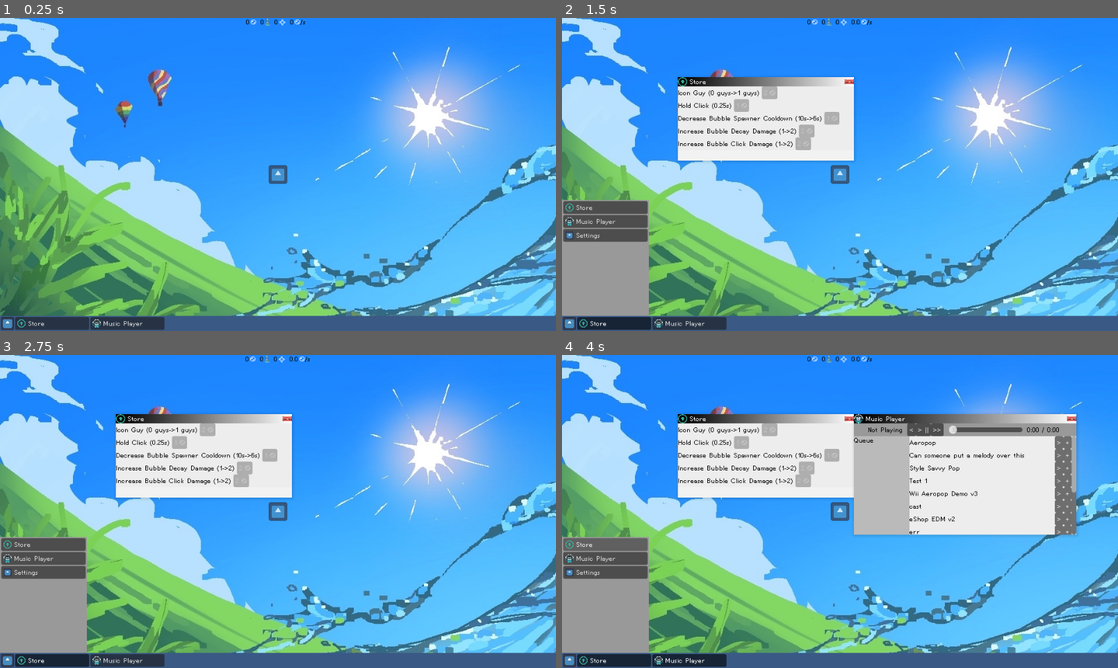
Above: before the commit, frames 1-4 (two rows, left to right).
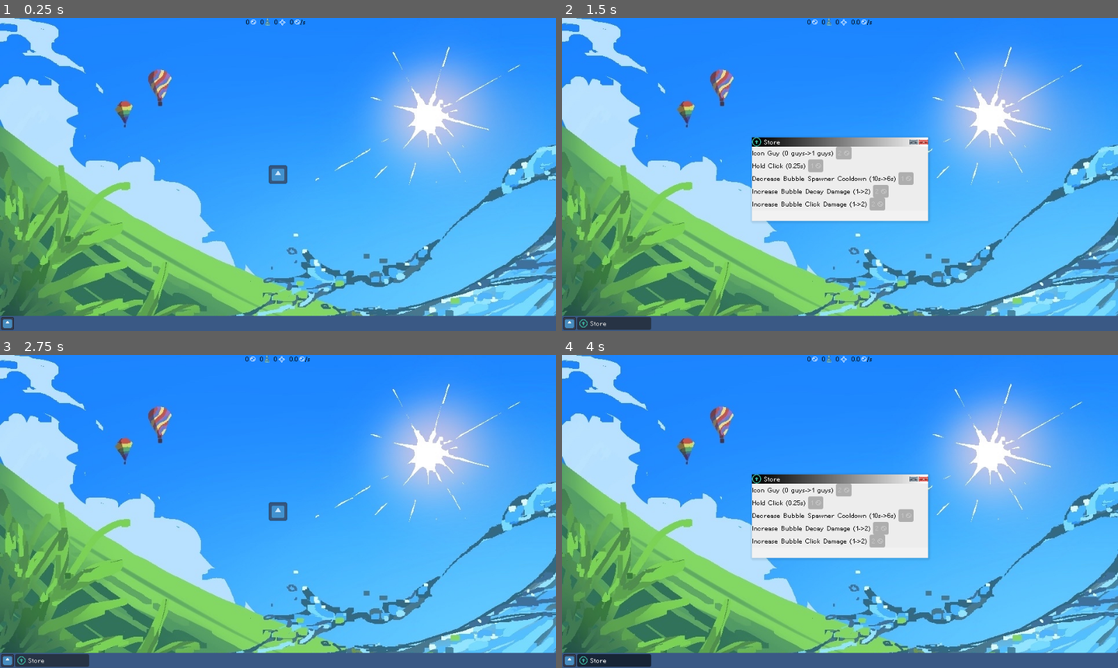
Above: after the commit, the same moments.

Repository: Kipuru/incremental-game
Game: Godot game, scene res://Game/Root/main_game.tscn
Same seed, same stepped clock (60 frames per second), same inputs: the game is played once before the commit and once after it. The engine's default icon, where the game draws it, is replaced by a stand-in: a white triangle on a blue panel in a dark square.
Inputs (mouse positions are in pixels of both pictures, inside the frame that each line leads up to):
- Up to frame 1 (0.25 s): no input
- Up to frame 2 (1.5 s): click (567, 324) at 0.5 s; click "Store" at 1.25 s
- Up to frame 3 (2.75 s): click (350, 480) at 2.02 s
- Up to frame 4 (4 s): click (689, 661) at 2.75 s, where only the run before the commit has a clickable "Music Player"; click "Store" at 3.5 s

The runs differ from the first frame. In frame 1, 1.1% of the frame differs, in the area x 2-30%, y 95-100%; in frame 2, 22%; in frame 3, 15%; in frame 4, 33%, in the area x 0-93%, y 18-100%.

Commit message:
Wire up launcher

Diff:
--- a/Game/Root/main_game.tscn
+++ b/Game/Root/main_game.tscn
@@ -5,7 +5,7 @@
 [ext_resource type="Script" uid="uid://cdmotl8jir4ya" path="res://Game/Gameplay/water_overlay.gd" id="3_oj68k"]
 [ext_resource type="PackedScene" uid="uid://do42kuyyeioyq" path="res://Game/Gameplay/bubble_spawner.tscn" id="4_yboij"]
 [ext_resource type="Script" uid="uid://dewqnicnf7cl2" path="res://Game/Root/bubbles.gd" id="5_nrt6e"]
-[ext_resource type="PackedScene" uid="uid://ccdqkc2ixgwur" path="res://Game/Windows/window.tscn" id="5_ruc4l"]
+[ext_resource type="Script" uid="uid://cih3fya2662qj" path="res://Game/Windows/manager.gd" id="6_13ch6"]
 [ext_resource type="PackedScene" uid="uid://rvnyestc2j4k" path="res://Game/UI/Overlay/taskbar.tscn" id="6_nqh8o"]
 [ext_resource type="Theme" uid="uid://bemb8kxvmmngc" path="res://Themes/currency_display_theme.tres" id="7_u8lh5"]
 [ext_resource type="Script" uid="uid://c7858gva6v2da" path="res://Game/UI/currency_display.gd" id="8_7ksg5"]
@@ -89,25 +89,9 @@
 position = Vector2(496, -6.5)
 shape = SubResource("RectangleShape2D_fyndk")
 
-[node name="Windows" type="Node2D" parent="."]
-
-[node name="StoreWindow" parent="Windows" instance=ExtResource("5_ruc4l")]
-visible = false
-position = Vector2(-280, -168)
-icon_resource = "uid://dv0l1mpllt0un"
-title = "Store"
-scene_to_load = "uid://b5xi2ilu6u1g6"
-initial_size = Vector2(304, 128)
-minimum_size = Vector2(304, 128)
-
-[node name="MusicPlayerWindow" parent="Windows" instance=ExtResource("5_ruc4l")]
-visible = false
-position = Vector2(24, -168)
-icon_resource = "uid://dvy1d2j4t6lrf"
-title = "Music Player"
-scene_to_load = "uid://dwtelixwjtlsk"
-initial_size = Vector2(384, 192)
-minimum_size = Vector2(384, 192)
+[node name="Windows" type="Node2D" parent="." node_paths=PackedStringArray("taskbar")]
+script = ExtResource("6_13ch6")
+taskbar = NodePath("../Overlay/Taskbar")
 
 [node name="Overlay" type="CanvasLayer" parent="."]
 
@@ -192,13 +176,11 @@
 text = "/s"
 horizontal_alignment = 2
 
-[node name="Taskbar" parent="Overlay" node_paths=PackedStringArray("windows", "launcher") instance=ExtResource("6_nqh8o")]
+[node name="Taskbar" parent="Overlay" node_paths=PackedStringArray("launcher") instance=ExtResource("6_nqh8o")]
 offset_top = -26.0
-windows = [NodePath("../../Windows/StoreWindow"), NodePath("../../Windows/MusicPlayerWindow")]
 launcher = NodePath("../Launcher")
 
-[node name="Launcher" parent="Overlay" node_paths=PackedStringArray("windows", "taskbar") instance=ExtResource("13_u8lh5")]
+[node name="Launcher" parent="Overlay" node_paths=PackedStringArray("windows") instance=ExtResource("13_u8lh5")]
 windows = NodePath("../../Windows")
-taskbar = NodePath("../Taskbar")
 
 [connection signal="timeout" from="Underlay/Water/Timer" to="Underlay/Water" method="_on_timer_timeout"]
--- a/Game/UI/Overlay/launcher.gd
+++ b/Game/UI/Overlay/launcher.gd
@@ -1,20 +1,18 @@
 class_name Launcher extends PanelContainer
 
-@export var windows: Node2D
-@export var taskbar: Taskbar
+@export var windows: GameWindowManager
 
 func _ready() -> void:
-	assert(windows and taskbar)
+	assert(windows)
 	visible = false
 
 func _on_store_pressed() -> void:
-	pass
+	windows.add_or_show_window(GameWindowManager.STORE_WINDOW_INFO)
+	visible = false
 
 func _on_music_player_pressed() -> void:
-	pass
+	windows.add_or_show_window(GameWindowManager.MUSIC_PLAYER_WINDOW_INFO)
+	visible = false
 
 func _on_settings_pressed() -> void:
 	pass
-
-func _add_or_show_window():
-	pass
--- a/Game/UI/Overlay/taskbar.gd
+++ b/Game/UI/Overlay/taskbar.gd
@@ -2,14 +2,13 @@
 
 const item_scene = preload("uid://bpup7sctor3jd")
 
-@export var windows: Array[GameWindow]
 @export var launcher: Launcher
 
 @onready var items: Control = %Items
 @onready var launcher_button: TextureButton = %LauncherButton
 
 func _ready() -> void:
-	assert(windows and launcher)
+	assert(launcher)
 	assert(item_scene.can_instantiate())
 
 	launcher_button.pressed.connect(
@@ -17,11 +16,19 @@
 			launcher.visible = not launcher.visible
 	)
 
-	for window in windows:
-		var item = item_scene.instantiate()
-		assert(item is TaskbarItem)
+func add_item(window: GameWindow):
+	var item = item_scene.instantiate()
+	assert(item is TaskbarItem)
 
-		item.window = window
-		item.init()
+	item.window = window
+	item.init()
 
-		items.add_child(item)
+	items.add_child(item)
+
+# iteration is fine here bc we won't have many windows
+func remove_item(window: GameWindow):
+	for child in items.get_children():
+		assert(child is TaskbarItem)
+		var item = child as TaskbarItem
+		if item.window == window:
+			item.queue_free()
--- a/Game/UI/Overlay/taskbar.tscn
+++ b/Game/UI/Overlay/taskbar.tscn
@@ -27,15 +27,19 @@
 theme_override_constants/margin_right = 2
 theme_override_constants/margin_bottom = 2
 
-[node name="Items" type="HBoxContainer" parent="MarginContainer"]
-unique_name_in_owner = true
+[node name="HBoxContainer" type="HBoxContainer" parent="MarginContainer"]
 layout_mode = 2
 theme_override_constants/separation = 2
 
-[node name="LauncherButton" type="TextureButton" parent="MarginContainer/Items"]
+[node name="LauncherButton" type="TextureButton" parent="MarginContainer/HBoxContainer"]
 unique_name_in_owner = true
 custom_minimum_size = Vector2(22, 22)
 layout_mode = 2
 texture_normal = ExtResource("3_wkpgv")
 ignore_texture_size = true
 stretch_mode = 4
+
+[node name="Items" type="HBoxContainer" parent="MarginContainer/HBoxContainer"]
+unique_name_in_owner = true
+layout_mode = 2
+theme_override_constants/separation = 2
--- a/Game/UI/Overlay/taskbar_item.gd
+++ b/Game/UI/Overlay/taskbar_item.gd
@@ -15,5 +15,4 @@
 
 	assert(window)
 	text = window.title
-	var loaded_icon = load(window.icon_resource)
-	icon = loaded_icon
+	icon = window.icon.texture
--- /dev/null
+++ b/Game/Windows/manager.gd
@@ -0,0 +1,59 @@
+class_name GameWindowManager extends Node2D
+
+# TODO, dictionary-less implementation
+const STORE_WINDOW_INFO = {
+	"icon_resource": "uid://dv0l1mpllt0un",
+	"title": "Store",
+	"scene_to_load": "uid://b5xi2ilu6u1g6",
+	"initial_size": Vector2(304, 128),
+	"minimum_size": Vector2(304, 128)
+}
+const MUSIC_PLAYER_WINDOW_INFO = {
+	"icon_resource": "uid://dvy1d2j4t6lrf",
+	"title": "Music Player",
+	"scene_to_load": "uid://dwtelixwjtlsk",
+	"initial_size": Vector2(384, 192),
+	"minimum_size": Vector2(384, 192)
+}
+const window_scene = preload("uid://ccdqkc2ixgwur")
+
+@export var taskbar: Taskbar
+
+func _ready() -> void:
+	assert(taskbar)
+	assert(window_scene.can_instantiate())
+
+func add_or_show_window(info: Dictionary):
+	if _show_window(info["title"]):
+		return
+	_add_window(info)
+
+# returns true if able to open window, false otherwise
+func _show_window(title: String):
+	for child in get_children():
+		assert(child is GameWindow)
+		if child.title == title:
+			child.visible = true
+			return true
+	return false
+
+func _add_window(info: Dictionary):
+	var instance = window_scene.instantiate()
+	assert(instance is GameWindow)
+	var window = instance as GameWindow
+
+	add_child(window)
+	window.initialize(
+		info["icon_resource"],
+		info["title"],
+		info["scene_to_load"],
+		info["initial_size"],
+		info["minimum_size"],
+		func(): _remove_window(window)
+	)
+
+	taskbar.add_item(window)
+
+func _remove_window(window: GameWindow):
+	taskbar.remove_item(window)
+	window.queue_free()
--- a/Game/Windows/window.gd
+++ b/Game/Windows/window.gd
@@ -4,16 +4,14 @@
 # without having to do sqrt which is expensive
 const corner_detection_rad_sq = 26. ** 2.
 
-@export var icon_resource := "uid://b21msh4k62j8q"
-@export var title := "Window Name"
-@export var scene_to_load := "uid://bga3nuxnrcu7v"
-@export var initial_size := Vector2(512., 256.)
-@export var minimum_size := Vector2(512., 256.)
-
 @onready var ui: Control = %UI
 @onready var title_label: Label = %TitleLabel
 @onready var content: Control = %Content
 @onready var icon: TextureRect = $UI/VBoxContainer/TitleBar/LeftSideMargin/HBoxContainer/Icon
+
+var title: String
+var minimum_size: Vector2
+var _on_close: Callable
 
 enum DragModes { NONE, MOVE, RESIZE }
 var drag_mode: DragModes = DragModes.NONE
@@ -23,9 +21,27 @@
 func _ready() -> void:
 	assert(ui and title_label and content and icon)
 
-	print(icon_resource)
-	_setup_window_propreties()
-	_load_scene_into_content_node()
+# Call this to properly set up the script
+@warning_ignore("shadowed_variable")
+func initialize(
+	icon_resource: String, title: String, scene_to_load: String,
+	initial_size: Vector2, minimum_size: Vector2,
+	on_close: Callable
+) -> void:
+	var loaded_icon = load(icon_resource)
+	icon.set_texture(loaded_icon)
+
+	self.title = title
+	title_label.text = title
+
+	self.minimum_size = minimum_size
+	content.custom_minimum_size = initial_size
+
+	_on_close = on_close
+
+	position = -initial_size / 2.
+
+	_load_scene_into_content_node(scene_to_load)
 
 func _process(_delta: float) -> void:
 	if not visible:
@@ -49,10 +65,13 @@
 	handle_mouse_left_unclick()
 	ClickManager.unregister_hovered(self)
 
+func _on_minimize_button_pressed() -> void:
+	visible = false
+
 func _on_close_button_pressed() -> void:
-	set_visible(false)
+	_on_close.call()
 
-func _load_scene_into_content_node():
+func _load_scene_into_content_node(scene_to_load: String):
 	if not ResourceLoader.exists(scene_to_load):
 		print("Window '" + title + "' could not find scene to load.")
 		return
@@ -64,11 +83,6 @@
 	assert(scene_instance is Control)
 	content.add_child(scene_instance)
 
-func _setup_window_propreties():
-	content.custom_minimum_size = initial_size
-	title_label.text = title
-	var loaded_icon = load(icon_resource)
-	icon.set_texture(loaded_icon)
 
 func _mouse_is_touching_corner() -> bool:
 	var mouse_pos = get_global_mouse_position()
--- a/Game/Windows/window.tscn
+++ b/Game/Windows/window.tscn
@@ -1,10 +1,11 @@
-[gd_scene load_steps=10 format=3 uid="uid://ccdqkc2ixgwur"]
+[gd_scene load_steps=11 format=3 uid="uid://ccdqkc2ixgwur"]
 
 [ext_resource type="Script" uid="uid://dtvfmv5smm81w" path="res://Game/Windows/window.gd" id="1_28hdt"]
 [ext_resource type="Script" uid="uid://cwb0qqoua5tlh" path="res://Game/Windows/title_bar.gd" id="2_o0r3s"]
 [ext_resource type="Texture2D" uid="uid://b21msh4k62j8q" path="res://Assets/Icons/icon.svg" id="2_vip54"]
 [ext_resource type="FontFile" uid="uid://dqmmoferdi10i" path="res://Assets/Fonts/HelvetiPixel.ttf" id="3_o7yh4"]
 [ext_resource type="Texture2D" uid="uid://cjxv6pd8ceo12" path="res://Assets/Buttons/IMG_9937.PNG" id="3_vip54"]
+[ext_resource type="Texture2D" uid="uid://dt45nhim11f14" path="res://Assets/Buttons/IMG_9935.PNG" id="5_cuhqe"]
 
 [sub_resource type="StyleBoxFlat" id="StyleBoxFlat_rb4y1"]
 bg_color = Color(0.525668, 0.525668, 0.525667, 1)
@@ -78,8 +79,14 @@
 [node name="HBoxContainer" type="HBoxContainer" parent="UI/VBoxContainer/TitleBar/RightSideMargin"]
 clip_contents = true
 layout_mode = 2
-theme_override_constants/separation = 3
+theme_override_constants/separation = 1
 alignment = 2
+
+[node name="MinimizeButton" type="TextureButton" parent="UI/VBoxContainer/TitleBar/RightSideMargin/HBoxContainer"]
+layout_mode = 2
+mouse_default_cursor_shape = 2
+texture_normal = ExtResource("5_cuhqe")
+stretch_mode = 6
 
 [node name="CloseButton" type="TextureButton" parent="UI/VBoxContainer/TitleBar/RightSideMargin/HBoxContainer"]
 layout_mode = 2
@@ -96,4 +103,5 @@
 
 [connection signal="mouse_entered" from="UI/VBoxContainer/TitleBar" to="UI/VBoxContainer/TitleBar" method="_on_mouse_entered"]
 [connection signal="mouse_exited" from="UI/VBoxContainer/TitleBar" to="UI/VBoxContainer/TitleBar" method="_on_mouse_exited"]
+[connection signal="pressed" from="UI/VBoxContainer/TitleBar/RightSideMargin/HBoxContainer/MinimizeButton" to="." method="_on_minimize_button_pressed"]
 [connection signal="pressed" from="UI/VBoxContainer/TitleBar/RightSideMargin/HBoxContainer/CloseButton" to="." method="_on_close_button_pressed"]
Not shown, added: Game/Windows/manager.gd.uid
